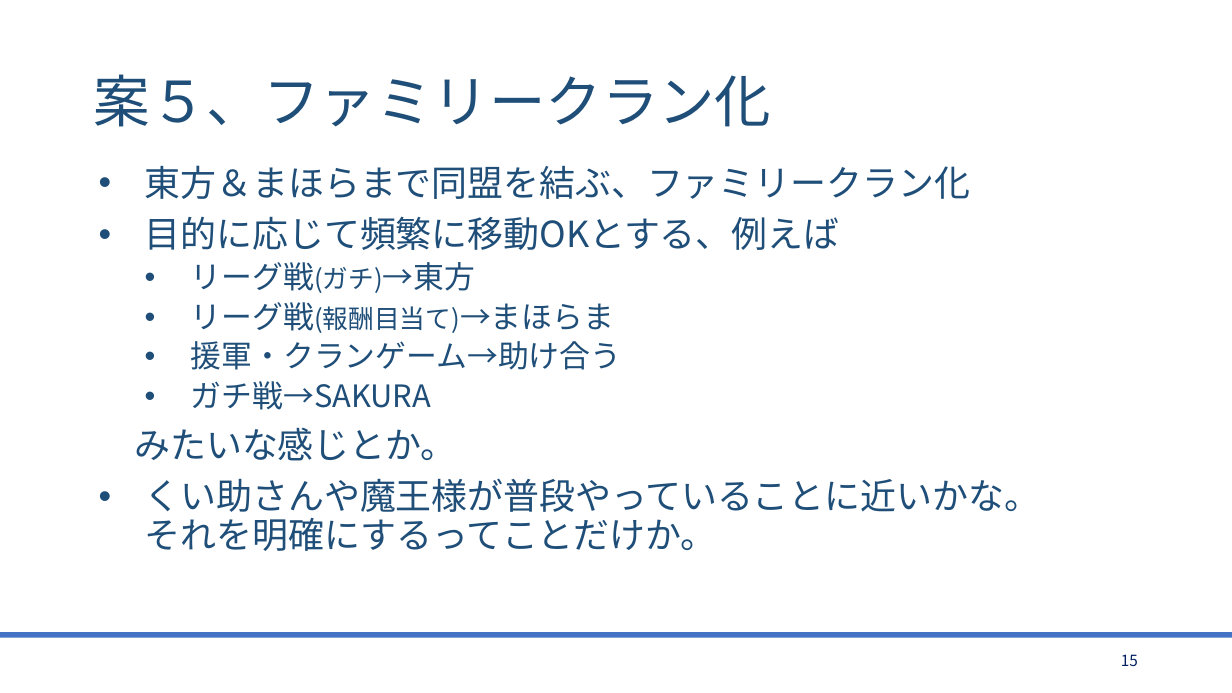
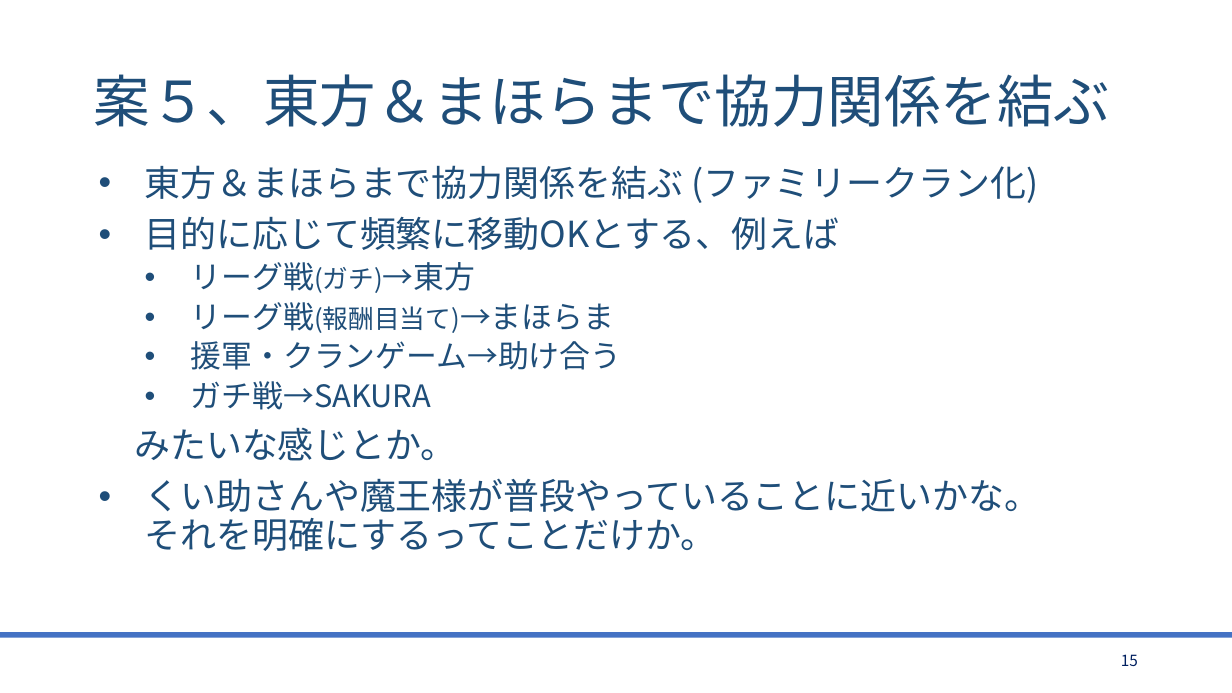
Before and after one commit to bigtreeCoC/documents, a slide deck: slide 15 of 東方とまほらまの今後について.pptx. Drawn at 1232x693 pixels with LibreOffice and Linux fonts; fonts in the diff are those of the drawing. Boxes give left, top, right and bottom in pixels: in the first picture for what was removed or moved away, otherwise in the second. Text is boxed around its words. In the diff, an @@ line names an element or a change of style, - is before the commit and + after.

Commit message:
東方とまほらま(2版)

```diff
--- a/東方とまほらまの今後について.pptx
+++ b/東方とまほらまの今後について.pptx
@@ title at (94, 74, 1110, 127): text changed @@
-案５、ファミリークラン化
+案５、東方＆まほらまで協力関係を結ぶ
@@ text at (145, 165, 1038, 203): text changed @@
-• 東方＆まほらまで同盟を結ぶ、ファミリークラン化
+• 東方＆まほらまで協力関係を結ぶ (ファミリークラン化)
```
Also in this commit, not shown: 3 other slides changed, 10 slides added, 1 other file.
